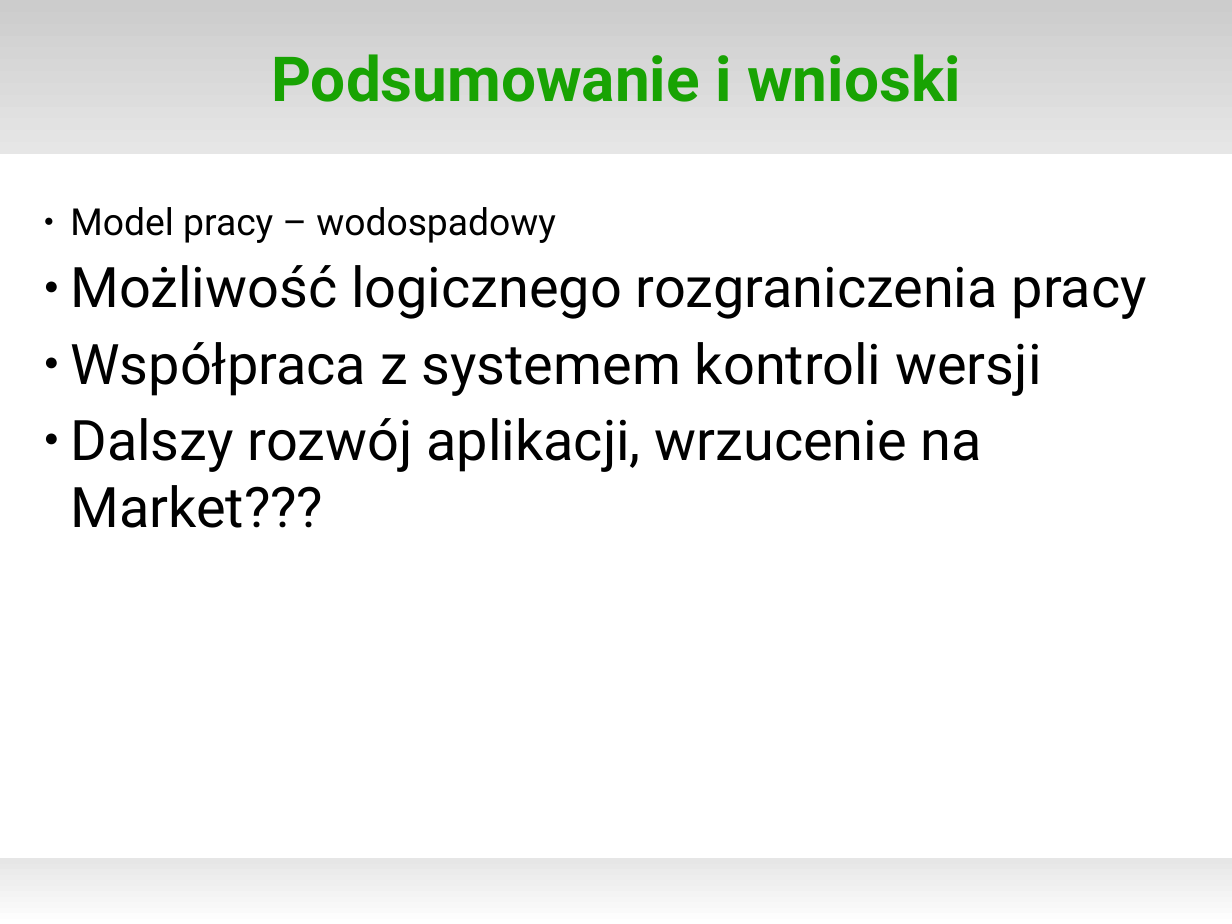
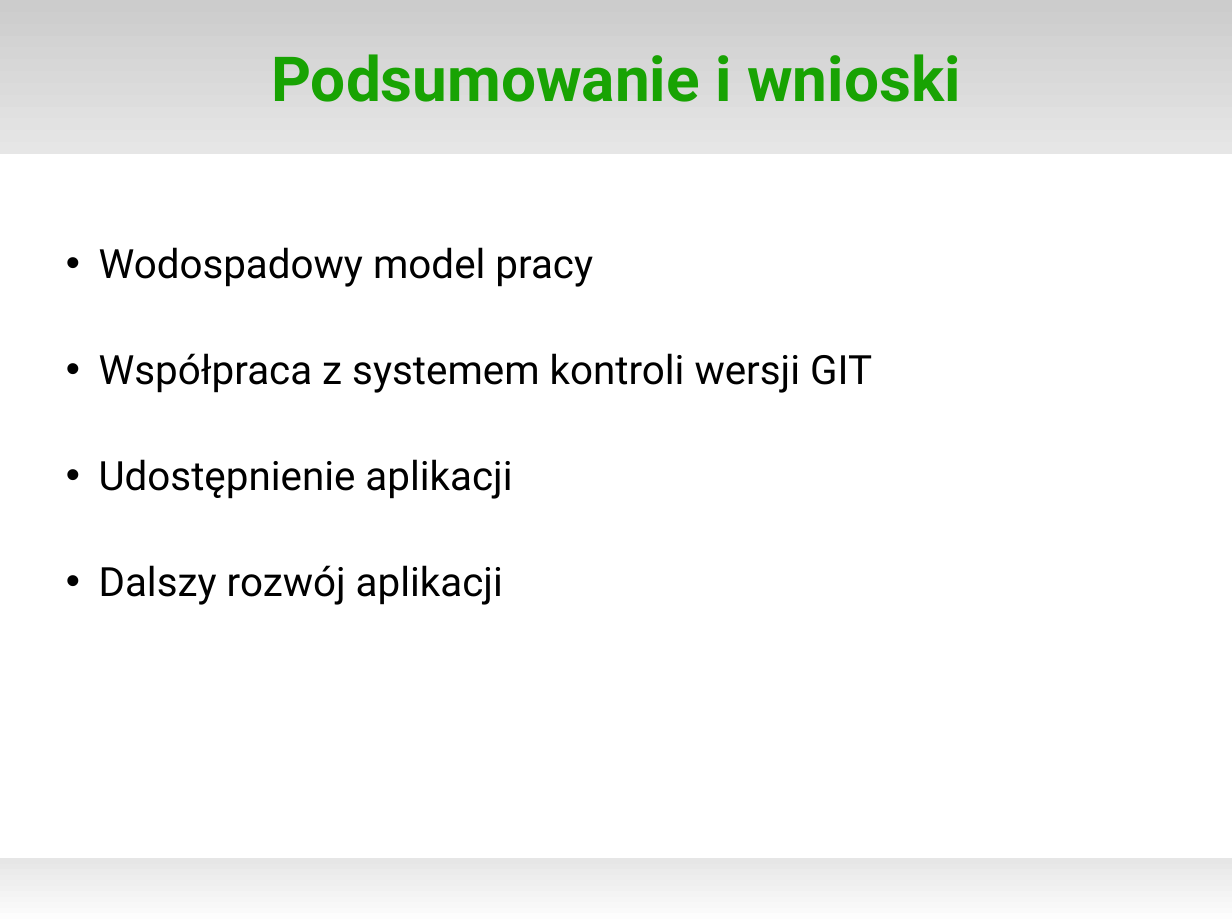
Before and after one commit to matkaczmarski/Praca-inzynierska, a slide deck: slide 12 of Prezentacja - obrona pracy/szablon-do-prezentacji.odp. Drawn at 1232x924 pixels with LibreOffice and Linux fonts; fonts in the diff are those of the drawing; background and template pictures are left out. Boxes give left, top, right and bottom in pixels: in the first picture for what was removed or moved away, otherwise in the second. Text is boxed around its words. In the diff, an @@ line names an element or a change of style, - is before the commit and + after.

```diff
--- a/Prezentacja - obrona pracy/szablon-do-prezentacji.odp
+++ b/Prezentacja - obrona pracy/szablon-do-prezentacji.odp
@@ text at box(99, 247, 872, 605): text changed; size 36 to 26 pt @@
-● Model pracy – wodospadowy
-● Możliwość logicznego rozgraniczenia pracy
-● Współpraca z systemem kontroli wersji
-● Dalszy rozwój aplikacji, wrzucenie na Market???
+• Wodospadowy model pracy
+• Współpraca z systemem kontroli wersji GIT
+• Udostępnienie aplikacji
+• Dalszy rozwój aplikacji
```
Also in this commit, not shown: 1 other slide changed, 1 slide added, 2 slides removed.
